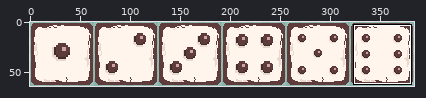
Sprite sheet: assets/dice_faces_wood.png. The first picture is a wide view before the edit; the outline marks the close-up.
Close-up. Before the commit:
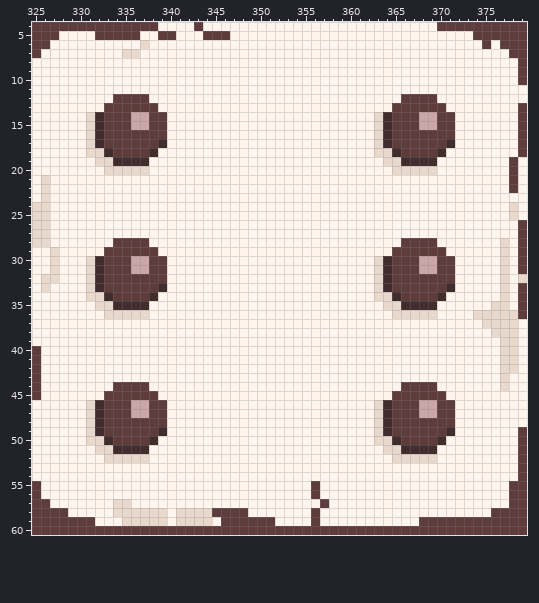
The file is 384x64 pixels. Shown: x 325..379, y 4..60. The commit also changed other parts of the picture, which this record leaves out.
After the commit:
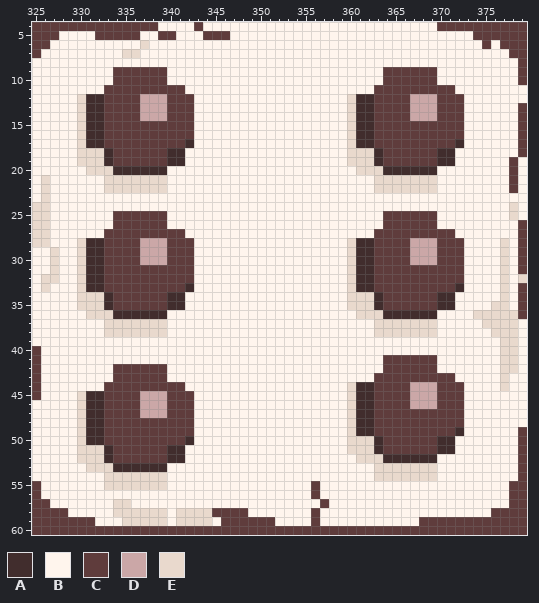
Palette (. is transparent): A #412d2d  B #fff5ed  C #5f3c3c  D #cba7a7  E #e9d9cd
The exact change:
y 9..10: x 334..339 BBBBBB -> CCCCCC; x 364..369 BBBBBB -> CCCCCC
y 11: x 333..341 BBBBBBBBB -> CCCCCCCCC; x 363..371 BBBBBBBBB -> CCCCCCCCC
y 12: x 330..333 BBBB -> EAAC; x 337..342 CBBBBB -> DDDCCC; x 360..365 BBBBBB -> EAACCC; x 367..372 CCCBBB -> DDDCCC
y 13: x 330..332 BBB -> EAA; x 337..342 CCBBBB -> DDDCCC; x 360..364 BBBBB -> EAACC; x 367..369 CCC -> DDD; x 371..372 BB -> CC
y 14: x 330..331 BE -> EA; x 336 D -> C; x 338..342 CCBBB -> DDCCC; x 360..364 BBBEA -> EAACC; x 367 C -> D; x 372 B -> C
y 15: x 330..331 BE -> EA; x 336..337 DD -> CC; x 340..342 BBB -> CCC; x 360..364 BBBEA -> EAACC; x 368..369 DD -> CC; x 372 B -> C
y 16: x 330..331 BE -> EA; x 340..342 BBB -> CCC; x 360..364 BBBEA -> EAACC; x 372 B -> C
y 17: x 330..331 BE -> EA; x 339..342 ABBB -> CCCA; x 360..364 BBBEA -> EAACC; x 371..372 AB -> CA
y 18: x 330 B -> E; x 338..341 ABBB -> CCAA; x 360..365 BBBEEA -> EEEACC; x 371 B -> A
y 19: x 330..331 BB -> EE; x 333..341 EAAAABBBB -> ACCCCCCAA; x 360..371 BBBBEEAAAABB -> EEEACCCCCCAA
y 20: x 331..332 BB -> EE; x 334..339 EEEEBB -> AAAAAA; x 361..369 BBBBEEEEE -> EEEAAAAAA
y 21..22: x 333..339 BBBBBBB -> EEEEEEE; x 363..369 BBBBBBB -> EEEEEEE
y 25..26: x 334..339 BBBBBB -> CCCCCC; x 364..369 BBBBBB -> CCCCCC
y 27: x 333..341 BBBBBBBBB -> CCCCCCCCC; x 363..371 BBBBBBBBB -> CCCCCCCCC
y 28: x 330..333 BBBB -> EAAC; x 337..342 CBBBBB -> DDDCCC; x 360..365 BBBBBB -> EAACCC; x 367..372 CCCBBB -> DDDCCC
y 29: x 330..332 BBB -> EAA; x 337..342 CCBBBB -> DDDCCC; x 360..364 BBBBB -> EAACC; x 367..369 CCC -> DDD; x 371..372 BB -> CC
y 30: x 330..331 BE -> EA; x 336 D -> C; x 338..342 CCBBB -> DDCCC; x 360..364 BBBEA -> EAACC; x 367 C -> D; x 372 B -> C
y 31: x 330..331 BE -> EA; x 336..337 DD -> CC; x 340..342 BBB -> CCC; x 360..364 BBBEA -> EAACC; x 368..369 DD -> CC; x 372 B -> C
y 32: x 330..331 BE -> EA; x 340..342 BBB -> CCC; x 360..364 BBBEA -> EAACC; x 372 B -> C
y 33: x 330..331 BE -> EA; x 339..342 ABBB -> CCCA; x 360..364 BBBEA -> EAACC; x 371..372 AB -> CA
y 34: x 330 B -> E; x 338..341 ABBB -> CCAA; x 360..365 BBBEEA -> EEEACC; x 371 B -> A
y 35: x 330..331 BB -> EE; x 333..341 EAAAABBBB -> ACCCCCCAA; x 360..371 BBBBEEAAAABB -> EEEACCCCCCAA
y 36: x 331..332 BB -> EE; x 334..339 EEEEBB -> AAAAAA; x 361..369 BBBBEEEEE -> EEEAAAAAA
y 37..38: x 333..339 BBBBBBB -> EEEEEEE; x 363..369 BBBBBBB -> EEEEEEE
y 41: x 364..369 BBBBBB -> CCCCCC
y 42: x 334..339 BBBBBB -> CCCCCC; x 364..369 BBBBBB -> CCCCCC
y 43: x 334..339 BBBBBB -> CCCCCC; x 363..371 BBBBBBBBB -> CCCCCCCCC
y 44: x 333 B -> C; x 338..341 BBBB -> CCCC; x 360..365 BBBBBB -> EAACCC; x 367..372 CCCBBB -> DDDCCC
y 45: x 330..332 BBB -> EAA; x 337..342 CCBBBB -> DDDCCC; x 360..364 BBBBB -> EAACC; x 367..369 CCC -> DDD; x 371..372 BB -> CC
y 46: x 330..331 BE -> EA; x 336 D -> C; x 338..342 CCBBB -> DDCCC; x 360..364 BBBEA -> EAACC; x 367 C -> D; x 372 B -> C
y 47: x 330..331 BE -> EA; x 336 D -> C; x 338..342 CCBBB -> DDCCC; x 360..364 BBBEA -> EAACC; x 368..369 DD -> CC; x 372 B -> C
y 48: x 330..331 BE -> EA; x 340..342 BBB -> CCC; x 360..364 BBBEA -> EAACC; x 372 B -> C
y 49: x 330..331 BE -> EA; x 339..342 ABBB -> CCCC; x 360..364 BBBEA -> EAACC; x 371..372 AB -> CA
y 50: x 330..333 BEEA -> EAAC; x 338..342 ABBBB -> CCCCA; x 360..365 BBBEEA -> EEEACC; x 371 B -> A
y 51: x 330..331 BB -> EE; x 333..341 EAAAABBBB -> ACCCCCCAA; x 360..371 BBBBEEAAAABB -> EEEACCCCCCAA
y 52: x 330..341 BBBEEEEEBBBB -> EEEACCCCCCAA; x 361..369 BBBBEEEEE -> EEEAAAAAA
y 53: x 331..339 BBBBBBBBB -> EEEAAAAAA; x 363..369 BBBBBBB -> EEEEEEE
y 54: x 333..339 BBBBBBB -> EEEEEEE; x 363..369 BBBBBBB -> EEEEEEE
y 55: x 333..339 BBBBBBB -> EEEEEEE
